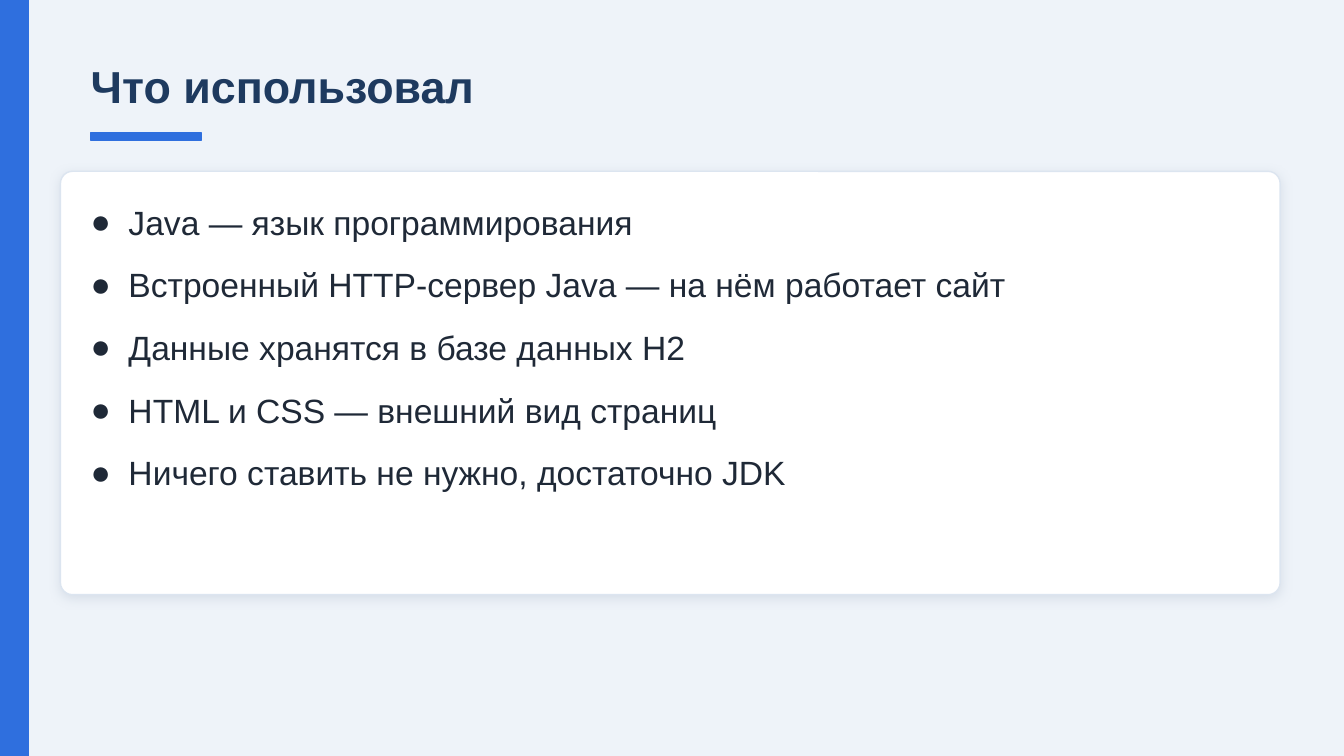
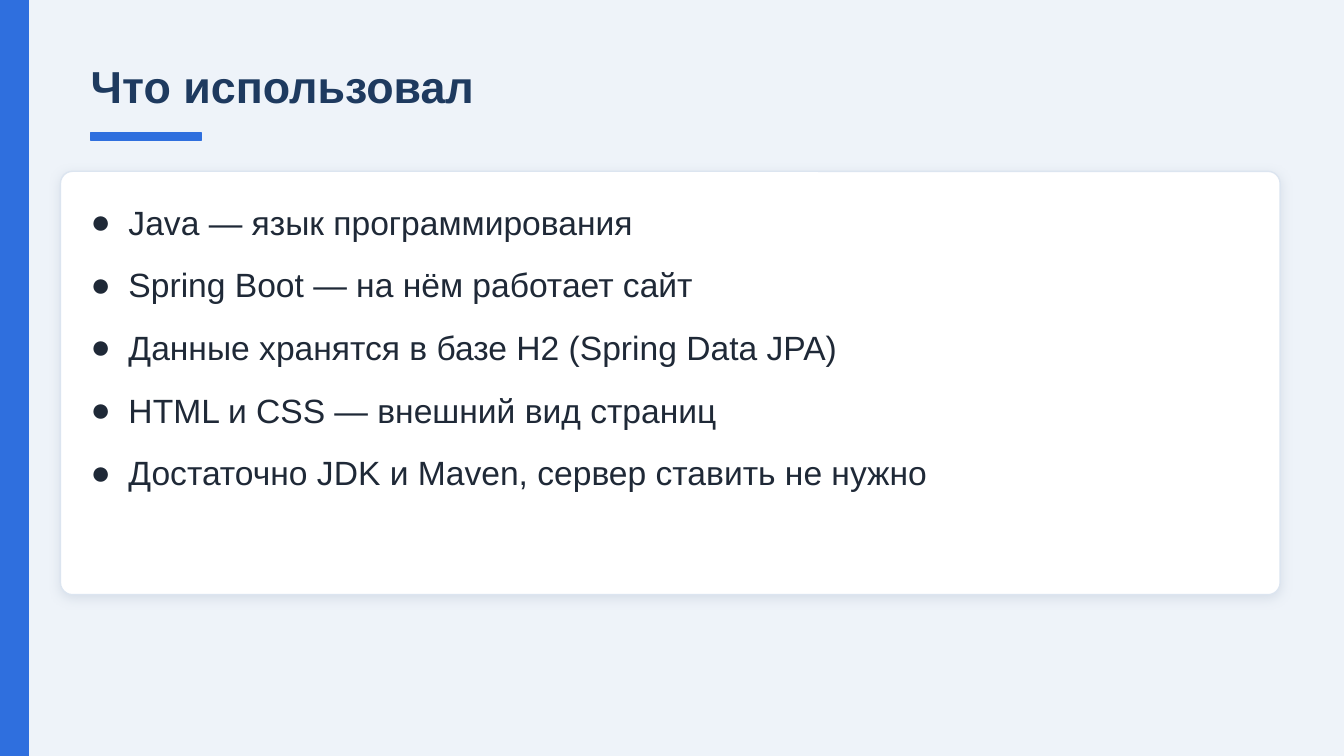
Before and after one commit to Vaag00/Yan_Max_kursovoi, a slide deck: slide 4 of Прокат_инвентаря_презентация.pptx. Drawn at 1344x756 pixels with LibreOffice and Linux fonts; fonts in the diff are those of the drawing. Boxes give left, top, right and bottom in pixels: in the first picture for what was removed or moved away, otherwise in the second. Text is boxed around its words. In the diff, an @@ line names an element or a change of style, - is before the commit and + after.

```diff
--- a/Прокат_инвентаря_презентация.pptx
+++ b/Прокат_инвентаря_презентация.pptx
@@ text at box(128, 272, 837, 367): text changed @@
-● Встроенный HTTP-сервер Java — на нём работает сайт
-● Данные хранятся в базе данных H2
+● Spring Boot — на нём работает сайт
+● Данные хранятся в базе H2 (Spring Data JPA)
@@ text at box(128, 462, 926, 492): text changed @@
-● Ничего ставить не нужно, достаточно JDK
+● Достаточно JDK и Maven, сервер ставить не нужно
```
Also in this commit, not shown: 1 other slide changed, 7 other files.
